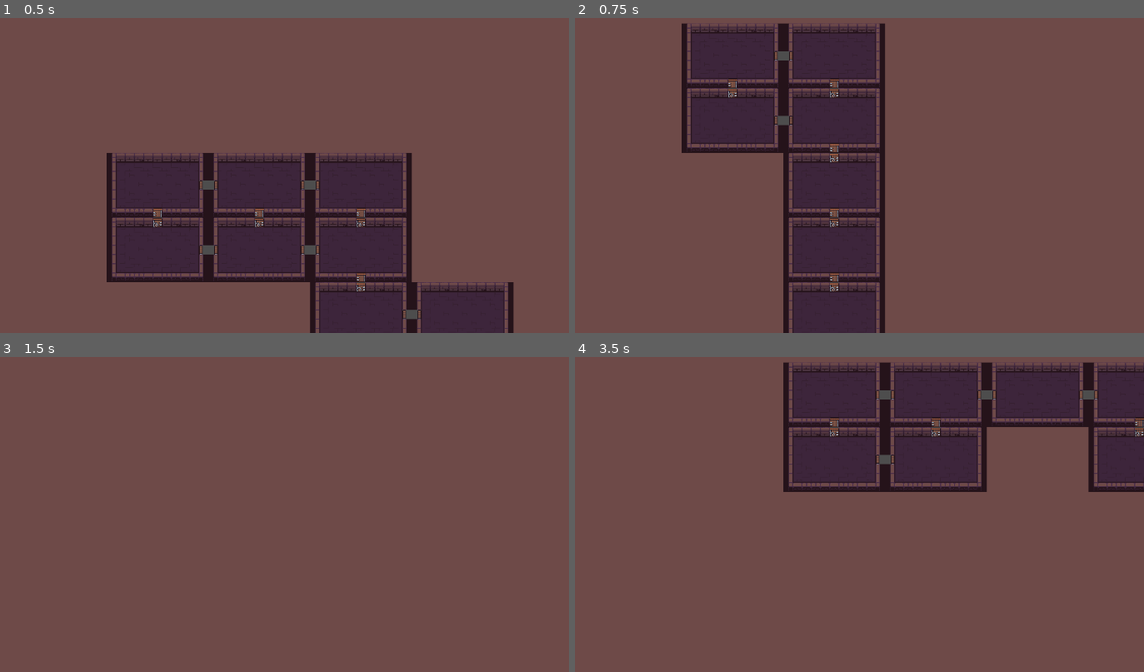
Above: before the commit, frames 1-4 (two rows, left to right).
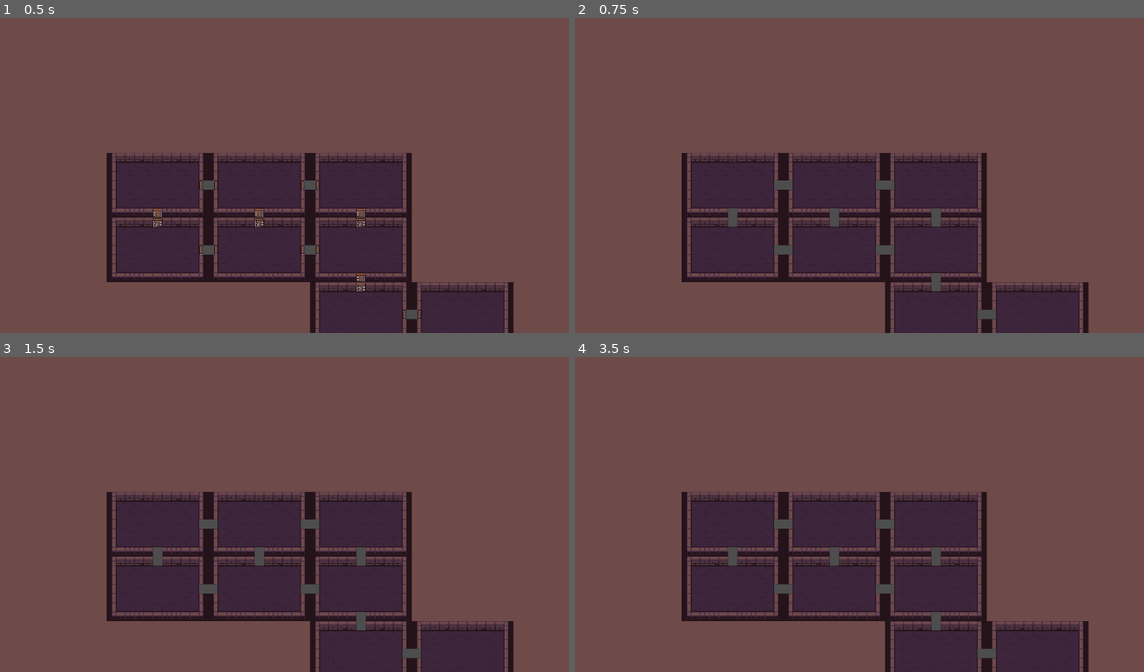
Above: after the commit, the same moments.

Repository: jdmunoz21/Senior-Capstone
Game: Godot game, scene res://scenes/rooms_tiles/dungeon.tscn
Two runs of this game, one before a commit and one after it. Both use one fixed random seed, a clock stepped at 60 frames per second and the inputs below. This scene is started directly instead of the project's main scene.
Inputs:
- Up to frame 1 (0.5 s): no input
- Up to frame 2 (0.75 s): tap Enter at 0.5 s; hold Space (ui_select) from 0.53 s (still down)
- Up to frame 3 (1.5 s): release Space (ui_select) at 1.28 s; tap Space (ui_select) at 1.35 s
- Up to frame 4 (3.5 s): tap Space (ui_select) at 1.52, 1.82, 2.85, 3.02, 3.32 s; hold Space (ui_select) 2.03-2.78 s; tap Enter at 2.75 s

Frame 1 is identical in both runs. In frame 2, 35% of the frame differs, in the area x 18-91%, y 1-100%; in frame 3, 25%; in frame 4, 45%, in the area x 18-100%, y 1-100%.

Commit message:
Open doors
Added ability to open doors as well as a way to test it in the dungeon scene. At the moment they will just disappear when called upon.

Diff:
--- a/scripts/dungeon.gd
+++ b/scripts/dungeon.gd
@@ -40,7 +40,7 @@
 
 func _input(event):
 	if event.is_action_pressed("ui_select"):
-		for n in get_children():
+		'''for n in get_children():
 			n.queue_free()
 
 		initialize_grid()
@@ -50,7 +50,9 @@
 		shape_dungeon()
 		connect_unconnected_rooms()
 		findRoomDoors()
-		instantiate_tiles()
+		instantiate_tiles()'''
+
+		testOpenDoors()
 
 func initialize_grid():
 	grid = []
@@ -378,3 +380,10 @@
 				doorValues.append(roomDoors)
 			else:
 				doorValues.append([])
+
+func testOpenDoors():
+	for i in range(len(roomInstances)):
+		if doorValues[i] != []:
+			print(doorValues[i])
+			roomInstances[i].openDoors(doorValues[i][0],
+			doorValues[i][1], doorValues[i][2], doorValues[i][3])
--- a/scripts/dungeon_room.gd
+++ b/scripts/dungeon_room.gd
@@ -9,3 +9,17 @@
 		$topDoor/wall.visible = false
 	if bottom:
 		$bottomDoor/wall.visible = false
+
+func openDoors(left, right, top, bottom):
+	if left:
+		$leftDoor.visible = false
+		$leftDoor/StaticBody2D/CollisionShape2D.set_deferred("disabled", true)
+	if right:
+		$rightDoor.visible = false
+		$rightDoor/StaticBody2D/CollisionShape2D.set_deferred("disabled", true)
+	if top:
+		$topDoor.visible = false
+		$topDoor/StaticBody2D/CollisionShape2D.set_deferred("disabled", true)
+	if bottom:
+		$bottomDoor.visible = false
+		$bottomDoor/StaticBody2D/CollisionShape2D.set_deferred("disabled", true)
